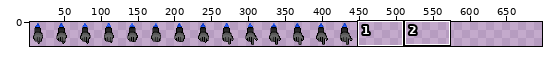
Sprite sheet -- res/enemies/robothand.png. Above, an overview of the earlier version with the close-up marked.
Close-up. As it was:
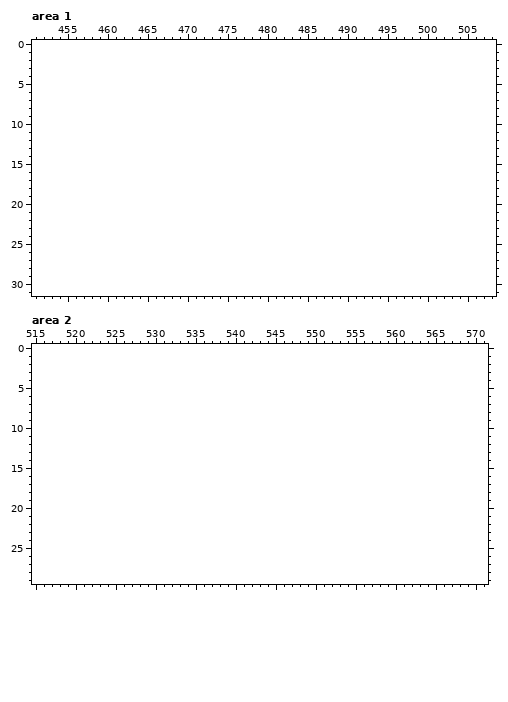
The file is 448x32 pixels. Shown: area 1: x 451..508, y 0..31; area 2: x 515..571, y 0..29. The old version is drawn lined up with the new one, on the new canvas. The wide view leaves out empty margins. The commit also changed other parts of the picture, which this record leaves out.
Palette (. is transparent): 
The result:
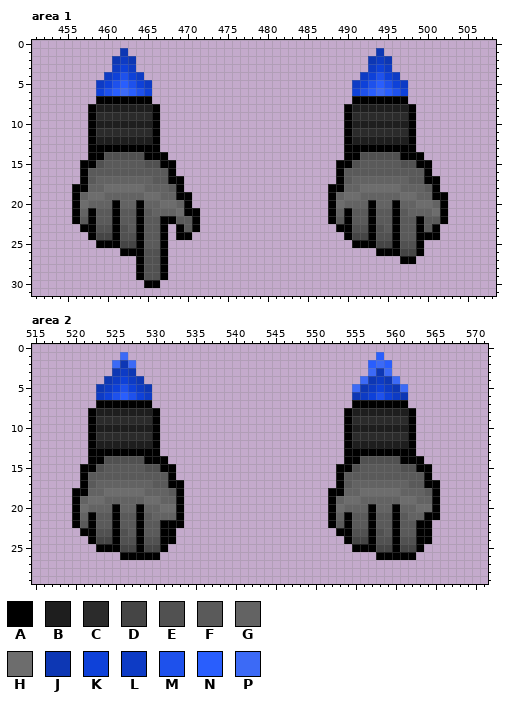
Colours new in this view: A #000000  B #1e1e1e  C #2b2b2b  D #454545  E #515151  F #5a5a5a  G #636363  H #6d6d6d  J #0d37b4  K #0e41d9  L #0d3bc5  M #1e51ec  N #295efd  P #3c6af6
From old to new:
canvas 448x32 -> 704x32
Changed rows in their new state; - is an unchanged pixel.
Area 1:
first column x 456:
 1 ------J-------------------------------J--------
 2 -----JLJ-----------------------------JLJ-------
 3 -----LKL-----------------------------LKL-------
 4 ----LKMKL---------------------------LKMKL------
 5 ---LKMNMKL-------------------------LKMNMKL-----
 6 ---KMNPNMK-------------------------KMNPNMK-----
 7 ---AAAAAAA-------------------------AAAAAAA-----
 8 --ABBBBBBBA-----------------------ABBBBBBBA----
 9 --ACCCCCCCA-----------------------ACCCCCCCA----
10 --ABBBBBBBA-----------------------ABBBBBBBA----
11 --ACCCCCCCA-----------------------ACCCCCCCA----
12 --ABBBBBBBA-----------------------ABBBBBBBA----
13 --AAAAAAAAA-----------------------AAAAAAAAA----
14 --AAEEEEEAAA----------------------AAEEEEEAAA---
15 -AAEFFFFFEEAA--------------------AAEFFFFFEEAA--
16 -AFFFFFFFFFFA--------------------AFFFFFFFFFFA--
17 -AFGGGGGGGFFAA-------------------AFGGGGGGGFFAA-
18 AAGGHHHHHGGGFA------------------AAGGHHHHHGGGFA-
19 AGHHGGGGGHHGGAA-----------------AGHHGGGGGHHGGAA
20 AHGGGAGGAGGHHGA-----------------AHGGGAGGAGGHHGA
21 AGAFFAFFAFGGGHAA----------------AGAFFAFFAFGGGHA
22 AFAFFAFFAFFAAFFA----------------AFAFFAFFAFFAFFA
23 -AAEEAEFAFFA-AFA-----------------AAEEAEFAFFAFA-
24 --ADDAEEAFFA-AA-------------------ADDAEEAFFAAA-
25 ---AAADDAFFA-----------------------AAADDAEEA---
26 ------AAAEEA--------------------------AAADDA---
27 --------AEEA-----------------------------AA----
28 --------AEEA-----------------------------------
29 --------AEEA-----------------------------------
30 ---------AA------------------------------------
Area 2:
first column x 520:
 1 ------P-------------------------------N-------
 2 -----PJP-----------------------------NPN------
 3 -----JLJ-----------------------------PJP------
 4 ----JLKLJ---------------------------PJLJP-----
 5 ---JLKMKLJ-------------------------PJLKLJP----
 6 ---LKMNMKL-------------------------JLKMKLJ----
 7 ---AAAAAAA-------------------------AAAAAAA----
 8 --ABBBBBBBA-----------------------ABBBBBBBA---
 9 --ACCCCCCCA-----------------------ACCCCCCCA---
10 --ABBBBBBBA-----------------------ABBBBBBBA---
11 --ACCCCCCCA-----------------------ACCCCCCCA---
12 --ABBBBBBBA-----------------------ABBBBBBBA---
13 --AAAAAAAAA-----------------------AAAAAAAAA---
14 --AAEEEEEAAA----------------------AAEEEEEAAA--
15 -AAEFFFFFEEAA--------------------AAEFFFFFEEAA-
16 -AFFFFFFFFFFA--------------------AFFFFFFFFFFA-
17 -AFGGGGGGGFFAA-------------------AFGGGGGGGFFAA
18 AAGGHHHHHGGGFA------------------AAGGHHHHHGGGFA
19 AGHHGGGGGHHGGA------------------AGHHGGGGGHHGGA
20 AHGGGAGGAGGHHA------------------AHGGGAGGAGGHHA
21 AGAFFAFFAFGGGA------------------AGAFFAFFAFGGAA
22 AFAFFAFFAFFAAA------------------AFAFFAFFAFFAA-
23 -AAEEAEFAFFAA--------------------AAEEAEFAFFAA-
24 --ADDAEEAEEAA---------------------ADDAEEAEEAA-
25 ---AAADDADDA-----------------------AAADDADDA--
26 ------AAAAA---------------------------AAAAA---
Boxes around the changes in both close-ups, in picture pixels (x1, y1, x2, y2):
added: (72, 48, 200, 288)
added: (328, 48, 448, 264)
added: (72, 352, 184, 560)
added: (328, 352, 440, 560)
